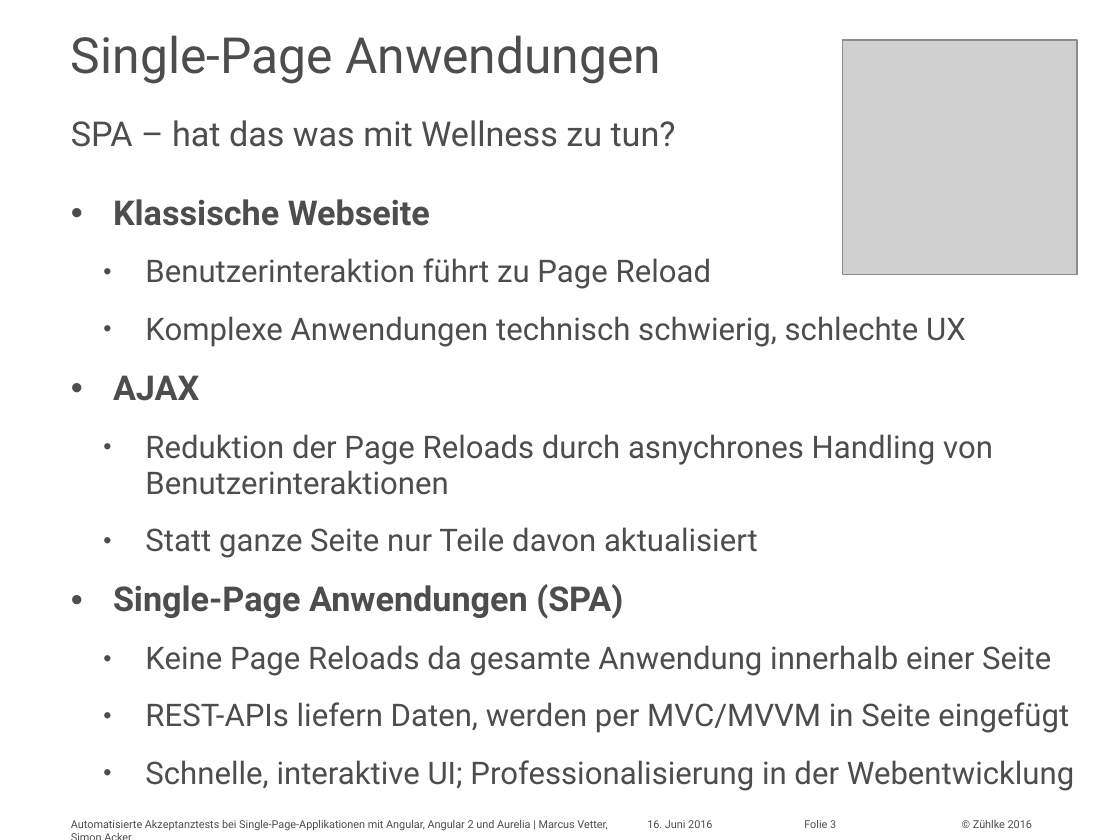
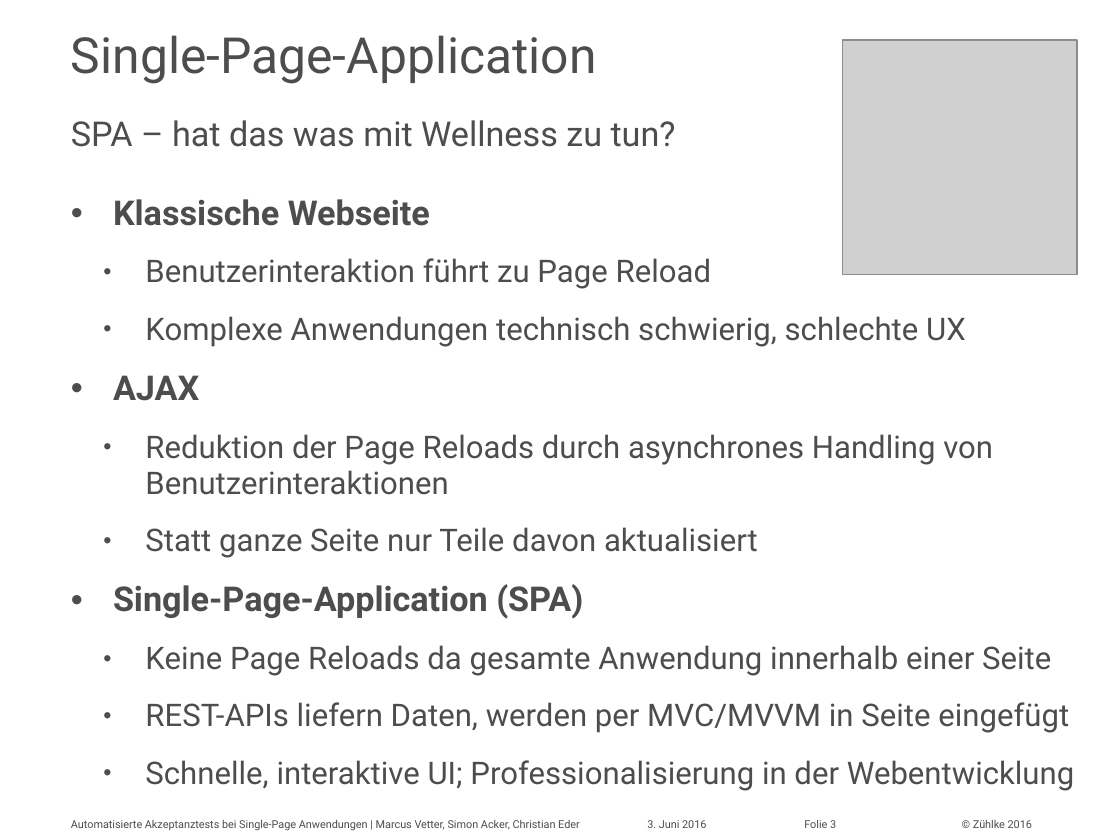
Before and after one commit to marcusvetter/yoda-chat, a slide deck: slide 3 of Vortrag_KE2016_MAVE_SIA.pptx. Drawn at 1120x840 pixels with LibreOffice and Linux fonts; fonts in the diff are those of the drawing; grey boxes stand for pictures. Boxes give left, top, right and bottom in pixels: in the first picture for what was removed or moved away, otherwise in the second. Text is boxed around its words. In the diff, an @@ line names an element or a change of style, - is before the commit and + after.

```diff
--- a/Vortrag_KE2016_MAVE_SIA.pptx
+++ b/Vortrag_KE2016_MAVE_SIA.pptx
@@ title at <box>71,35,597,84</box>: text changed @@
-Single-Page Anwendungen
+Single-Page-Application
@@ text at <box>145,434,993,495</box>: text changed @@
-  • Reduktion der Page Reloads durch asnychrones Handling von Benutzerinteraktionen
+  • Reduktion der Page Reloads durch asynchrones Handling von Benutzerinteraktionen
@@ text at <box>113,584,583,619</box>: text changed @@
-• Single-Page Anwendungen (SPA)
+• Single-Page-Application (SPA)
@@ text at <box>71,820,580,831</box>: text changed @@
-Automatisierte Akzeptanztests bei Single-Page-Applikationen mit Angular, Angular 2 und Aurelia | Marcus Vetter, Simon Acker
+Automatisierte Akzeptanztests bei Single-Page Anwendungen | Marcus Vetter, Simon Acker, Christian Eder
@@ text at <box>647,820,706,828</box>: text changed @@
-16. Juni 2016
+3. Juni 2016
```
Also in this commit, not shown: 19 other slides changed, 3 slides added, 1 slide removed.
